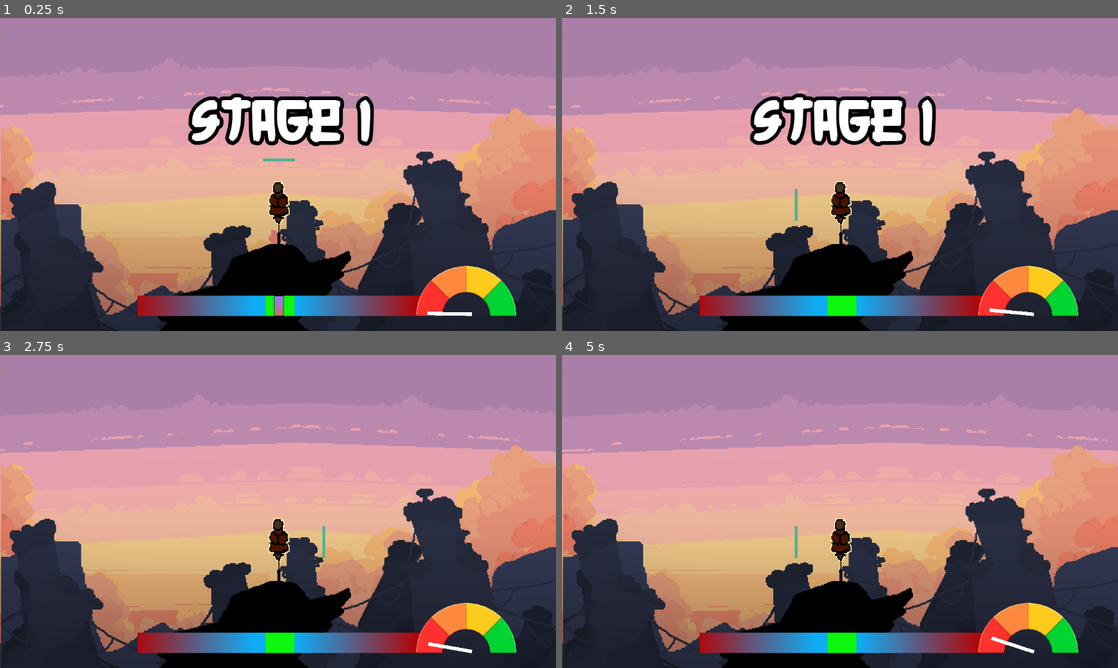
Above: before the commit, frames 1-4 (two rows, left to right).
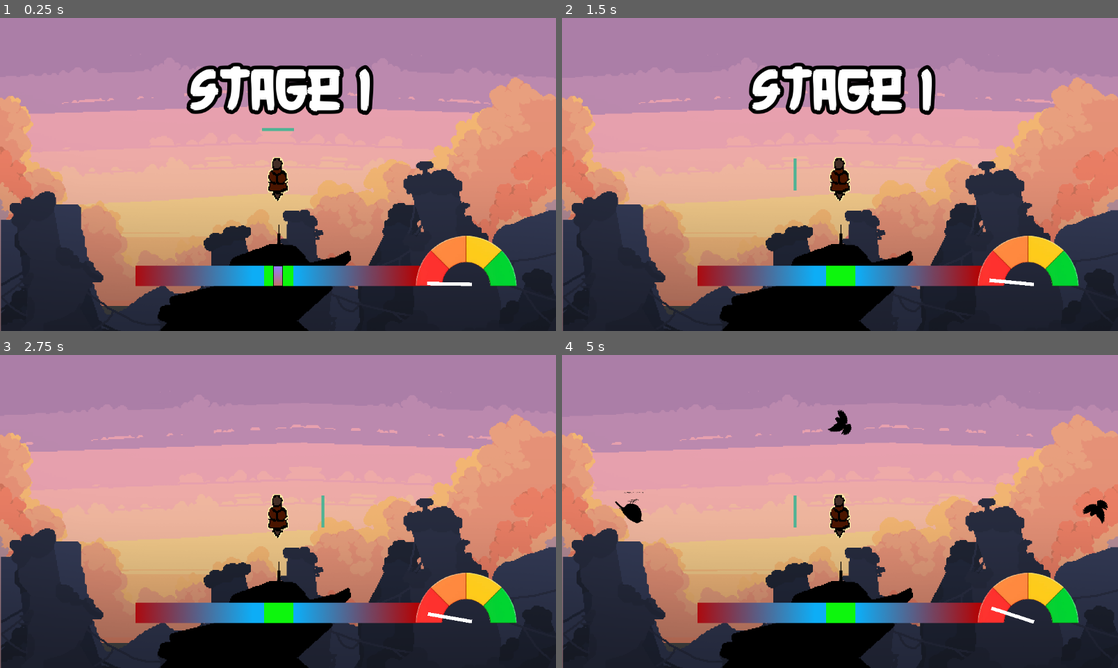
Above: after the commit, the same moments.

Repository: BluePolar282/Jame-Gam-58-2
Game: Godot game, scene res://Jame-Gam-58/Utilities/scenes/main_scene.tscn
Same seed, same stepped clock (60 frames per second), same inputs: the game is played once before the commit and once after it.
Inputs (mouse positions are in pixels of both pictures, inside the frame that each line leads up to):
- Up to frame 1 (0.25 s): no input
- Up to frame 2 (1.5 s): move the mouse to (962, 158) at 0.52 s; hold D (right) 0.53-1.28 s; move the mouse to (728, 190) at 1.27 s; hold A (left) from 1.28 s (still down)
- Up to frame 3 (2.75 s): move the mouse to (333, 442) at 2.02 s; release A (left) at 2.03 s; hold D (right) from 2.03 s (still down)
- Up to frame 4 (5 s): move the mouse to (812, 574) at 2.77 s; release D (right) at 2.78 s; hold W (up) 2.78-3.53 s; move the mouse to (1006, 558) at 3.52 s; hold A (left) from 3.53 s (still down); move the mouse to (673, 464) at 4.27 s

The runs differ from the first frame. In frame 1, 26% of the frame differs, in the area x 0-100%, y 4-100%; in frame 2, 26%; in frame 3, 19%; in frame 4, 20%.

Commit message:
bouncy bird and spawning changes
made the bird spawner better, added bouncy birds

Diff:
--- /dev/null
+++ b/Jame-Gam-58/Objects/scenes/bouncing_bullet.tscn
@@ -0,0 +1,29 @@
+[gd_scene load_steps=5 format=3 uid="uid://cia4w4is83yym"]
+
+[ext_resource type="Script" path="res://bouncing_bullet.gd" id="1_hsif3"]
+[ext_resource type="Texture2D" uid="uid://mxrhir5dxrq7" path="res://Jame-Gam-58/Objects/earlyAssets/image_2026-05-15_191600899-removebg-preview.png" id="2_vmot2"]
+
+[sub_resource type="RectangleShape2D" id="RectangleShape2D_74u4r"]
+size = Vector2(56, 56)
+
+[sub_resource type="CircleShape2D" id="CircleShape2D_v14ht"]
+radius = 13.0384
+
+[node name="bouncing bullet" type="CharacterBody2D"]
+script = ExtResource("1_hsif3")
+
+[node name="Area2D" type="Area2D" parent="." groups=["Bouncing Bullet"]]
+
+[node name="CollisionShape2D" type="CollisionShape2D" parent="Area2D"]
+shape = SubResource("RectangleShape2D_74u4r")
+
+[node name="CollisionShape2D" type="CollisionShape2D" parent="."]
+shape = SubResource("CircleShape2D_v14ht")
+disabled = true
+
+[node name="Sprite2D" type="Sprite2D" parent="."]
+position = Vector2(-0.999996, -1)
+scale = Vector2(0.26, 0.305)
+texture = ExtResource("2_vmot2")
+
+[connection signal="area_entered" from="Area2D" to="." method="_on_area_2d_area_entered"]
--- a/Jame-Gam-58/Objects/scenes/shield.tscn
+++ b/Jame-Gam-58/Objects/scenes/shield.tscn
@@ -19,7 +19,7 @@
 offset_bottom = -90.0
 color = Color(0.303984, 0.701214, 0.5808, 1)
 
-[node name="Area2D" type="Area2D" parent="."]
+[node name="Area2D" type="Area2D" parent="." groups=["Shield"]]
 
 [node name="CollisionShape2D" type="CollisionShape2D" parent="Area2D"]
 position = Vector2(0, -93)
--- a/Jame-Gam-58/Objects/scenes/tower.tscn
+++ b/Jame-Gam-58/Objects/scenes/tower.tscn
@@ -32,7 +32,7 @@
 scale = Vector2(2, 2)
 sprite_frames = SubResource("SpriteFrames_bm1pb")
 
-[node name="Area2D" type="Area2D" parent="."]
+[node name="Area2D" type="Area2D" parent="." groups=["Tower"]]
 
 [node name="CollisionShape2D" type="CollisionShape2D" parent="Area2D"]
 shape = SubResource("RectangleShape2D_jvna0")
--- a/Jame-Gam-58/Objects/scripts/bullet.gd
+++ b/Jame-Gam-58/Objects/scripts/bullet.gd
@@ -4,14 +4,14 @@
 var stage = Globals.stage
 
 func _physics_process(delta: float) -> void:
-	set_difficulty()
 	set_bullet_direction()
 	move_and_slide()
 
 func _ready():
-	if stage > 3 and randf() < 0.1:
-		SPEED = 100
-	else:
+	set_difficulty()
+	if stage > 4 and randf() < 0.01:
+		SPEED = 70
+	elif stage > 4 and  randf() > 0.01:
 		return
 
 func set_bullet_direction():
@@ -36,13 +36,10 @@
 
 	velocity = direction.normalized() * SPEED
 
-
 func set_difficulty():
 	if stage == 1:
 		SPEED = randf_range(100, 150)
 	if stage == 2:
 		SPEED = randf_range(150, 300)
-	if stage == 3 :
-		SPEED = randf_range(300, 400)
-	if stage > 3 :
-		SPEED = randf_range(350, 550)
+	if stage > 2:
+		SPEED = randf_range(300, 425)
--- a/Jame-Gam-58/Objects/scripts/shield.gd
+++ b/Jame-Gam-58/Objects/scripts/shield.gd
@@ -65,4 +65,3 @@
 func _on_area_2d_area_entered(area: Area2D) -> void:
 	if area.is_in_group("Bullet"):
 		area.get_parent().queue_free()
-		#$screech.play()
--- a/Jame-Gam-58/Utilities/scenes/main_scene.tscn
+++ b/Jame-Gam-58/Utilities/scenes/main_scene.tscn
@@ -30,7 +30,7 @@
 position = Vector2(578, 387)
 
 [node name="Camera2D" type="Camera2D" parent="."]
-enabled = false
+zoom = Vector2(1.005, 1.005)
 
 [node name="spawner-container2" type="Control" parent="."]
 layout_mode = 3
@@ -62,6 +62,7 @@
 
 [node name="tower" parent="." instance=ExtResource("2_7mml0")]
 visibility_layer = 2
+position = Vector2(0, 13.655)
 
 [node name="background music" type="AudioStreamPlayer2D" parent="."]
 stream = ExtResource("6_pfejq")
@@ -126,7 +127,7 @@
 texture = ExtResource("10_bp5yb")
 
 [node name="Parallax2D3" type="Parallax2D" parent="background parallax"]
-scroll_offset = Vector2(578, 387)
+scroll_offset = Vector2(578, 407)
 
 [node name="Sprite2D" type="Sprite2D" parent="background parallax/Parallax2D3"]
 position = Vector2(0, 24.175)
--- a/Jame-Gam-58/Utilities/scripts/bullet_spawner.gd
+++ b/Jame-Gam-58/Utilities/scripts/bullet_spawner.gd
@@ -1,81 +1,83 @@
 extends Area2D
 
 var bullet = preload("res://Jame-Gam-58/Objects/scenes/bullet.tscn")
+var bouncy_bullet = preload("res://Jame-Gam-58/Objects/scenes/bouncing_bullet.tscn")
+var spawner_group := ""
+var spawner_dir := ""
+var bouncy_in_scene = false
 var stage = Globals.stage
 
-var bullet_amount = 1
-var delay = false
-var spawn_delay = 0.5
+func _ready() -> void:
+	for g in ["Left Spawner", "Top Left Spawner", "Top Spawner", "Top Right Spawner", "Right Spawner"]:
+		if is_in_group(g):
+			spawner_group = g
+			break
+	spawner_dir = set_direction(spawner_group)
+	set_difficulty()
+	$Timer.start()
+
+func set_direction(g: String) -> String:
+	match g:
+		"Left Spawner":      return "left"
+		"Top Left Spawner":  return "top left"
+		"Top Spawner":       return "top"
+		"Top Right Spawner": return "top right"
+		"Right Spawner":     return "right"
+	return "."
 
 func _on_timer_timeout() -> void:
-	set_bullet_spawner()
+	set_difficulty()
+	spawn_bullets()
 
-func spawn_bullet():
-	var spawned_bullet = bullet.instantiate()
+func spawn_bullets() -> void:
+	var rand = randf()
+	rand
 
-	if delay == false:
-		add_child(spawned_bullet)
-	#---------------------------------------------------
-	if is_in_group("Left Spawner"):
-		spawned_bullet.add_to_group("Left Spawner")
-
-	if is_in_group("Top Left Spawner"):
-		spawned_bullet.add_to_group("Top Left Spawner")
-
-	if is_in_group("Top Spawner"):
-		spawned_bullet.add_to_group("Top Spawner")
-
-	if is_in_group("Top Right Spawner"):
-		spawned_bullet.add_to_group("Top Right Spawner")
-
-	if is_in_group("Right Spawner"):
-		spawned_bullet.add_to_group("Right Spawner")
-	#---------------------------------------------------
-	delay = true
-	await get_tree().create_timer(spawn_delay).timeout
-	Globals.current_dir = "."
-	delay = false
-
-func set_bullet_spawner():
-	if Globals.current_dir != ".":
+	if Globals.on_cooldown:
+		return
+	if spawner_group in ["Top Left Spawner", "Top Right Spawner"] and Globals.stage <= 2:
 		return
 
-	var random = randi_range(1, 10)
+	var fire_chance := set_bullet_chance()
+	if randf() > fire_chance:
+		return
 
-	if random == 1:
-		if is_in_group("Left Spawner"):
-			Globals.current_dir = "left"
-			spawn_bullet()
-	if random == 2:
-		if is_in_group("Top Left Spawner") and Globals.stage > 2:
-			Globals.current_dir = "top left"
-			spawn_bullet()
-	if random == 3:
-		if is_in_group("Top Spawner"):
-			Globals.current_dir = "top"
-			spawn_bullet()
-	if random == 4:
-		if is_in_group("Top Right Spawner") and Globals.stage > 2:
-			Globals.current_dir = "top right"
-			spawn_bullet()
-	if random == 5:
-		if is_in_group("Right Spawner"):
-			Globals.current_dir = "right"
-			spawn_bullet()
+	var spawned_bullet = bullet.instantiate()
+	var spawned_bouncy_bullet = bouncy_bullet.instantiate()
 
-func set_difficulty():
-	if stage == 1:
+	if rand > 0.1:
+		add_child(spawned_bullet)
+		spawned_bullet.add_to_group(spawner_group)
+	if rand < 0.1:
+		add_child(spawned_bouncy_bullet)
+		spawned_bouncy_bullet.add_to_group(spawner_group)
+		bouncy_in_scene = true
+		await get_tree().create_timer(1.5).timeout
+		bouncy_in_scene = false
+
+	Globals.current_dir = spawner_dir
+
+	Globals.on_cooldown = true
+	await get_tree().create_timer(0.5).timeout
+	Globals.on_cooldown = false
+
+func set_bullet_chance() -> float:
+	match Globals.stage:
+		1: return 0.4
+		2: return 0.4
+		3: return 0.5
+		4: return 0.55
+		5: return 0.65
+	return 0.4
+
+func set_difficulty() -> void:
+	if stage == 1 and !bouncy_in_scene:
 		$Timer.wait_time = randf_range(1, 2)
-		spawn_delay = 0.5
-	if stage == 2:
+	if stage == 2 and !bouncy_in_scene:
 		$Timer.wait_time = randf_range(0.5, 1)
-		spawn_delay = 0.4
-	if stage == 3:
+	if stage == 3 and !bouncy_in_scene:
 		$Timer.wait_time = randf_range(0.25, 0.5)
-		spawn_delay = 0.2
-	if stage == 4:
+	if stage > 4 and !bouncy_in_scene:
 		$Timer.wait_time = randf_range(0.1, 0.3)
-		spawn_delay = 0.1
-	if stage == 4:
+	elif stage > 0 and bouncy_in_scene:
 		$Timer.wait_time = randf_range(1, 2)
-		spawn_delay = 0.05
--- a/Jame-Gam-58/Utilities/scripts/globals.gd
+++ b/Jame-Gam-58/Utilities/scripts/globals.gd
@@ -2,6 +2,7 @@
 
 var current_dir = "."
 var HEALTH = 10
+var on_cooldown := false
 
 var stage = 1
 signal switched_stage
--- /dev/null
+++ b/bouncing_bullet.gd
@@ -0,0 +1,72 @@
+extends CharacterBody2D
+
+var SPEED = 0
+var stage = Globals.stage
+
+var _is_bouncing := false
+var tween: Tween = null
+var direction = Vector2.ZERO
+var finished = false
+
+@export var bounce_strength := 200
+@export var bounce_duration := 1
+@export var return_duration := 1
+
+func _physics_process(delta: float) -> void:
+	set_bullet_direction()
+	if not _is_bouncing:
+		velocity = direction.normalized() * SPEED
+	move_and_slide()
+
+func _ready():
+	set_difficulty()
+
+func set_bullet_direction():
+	if is_in_group("Left Spawner"):
+		direction.x = 1
+
+	if is_in_group("Top Left Spawner"):
+		direction.x = 1
+		direction.y = 1
+
+	if is_in_group("Top Spawner"):
+		direction.y = 1
+
+	if is_in_group("Top Right Spawner"):
+		direction.x = -1
+		direction.y = 1
+
+	if is_in_group("Right Spawner"):
+		direction.x = -1
+
+func set_difficulty():
+	if stage == 1:
+		SPEED = randf_range(100, 150)
+	if stage == 2:
+		SPEED = randf_range(150, 300)
+	if stage > 2 :
+		SPEED = randf_range(300, 400)
+
+#--------------------------------------------------------
+
+func _bounce(direction: Vector2) -> void:
+	_is_bouncing = true
+	var origin = global_position
+
+	if tween and is_instance_valid(tween):
+		tween.kill()
+
+	tween = create_tween()
+	tween.tween_property(self, "global_position", origin + direction * bounce_strength, bounce_duration)\
+		.set_trans(Tween.TRANS_SINE).set_ease(Tween.EASE_OUT)
+	tween.tween_property(self, "global_position", origin, return_duration)\
+		.set_trans(Tween.TRANS_SINE).set_ease(Tween.EASE_IN)
+	finished = true
+
+func _on_area_2d_area_entered(other_area: Area2D) -> void:
+	if other_area.is_in_group("Shield") and !finished:
+		_bounce((global_position - other_area.global_position).normalized())
+	elif other_area.is_in_group("Shield") and finished:
+		queue_free()
+	elif other_area.is_in_group("Tower"):
+		queue_free()
--- a/project.godot
+++ b/project.godot
@@ -25,6 +25,7 @@
 
 [global_group]
 
+"Bottom Spawner"=""
 "Top Spawner"=""
 "Right Spawner"=""
 "Left Spawner"=""
@@ -32,10 +33,17 @@
 Bullet=""
 "Top Left Spawner"=""
 "Top Right Spawner"=""
-"Bottom Spawner"=""
+"Bouncing Bullet"=""
+Shield=""
 
 [input]
 
+up={
+"deadzone": 0.5,
+"events": [Object(InputEventKey,"resource_local_to_scene":false,"resource_name":"","device":-1,"window_id":0,"alt_pressed":false,"shift_pressed":false,"ctrl_pressed":false,"meta_pressed":false,"pressed":false,"keycode":0,"physical_keycode":87,"key_label":0,"unicode":119,"location":0,"echo":false,"script":null)
+, Object(InputEventKey,"resource_local_to_scene":false,"resource_name":"","device":-1,"window_id":0,"alt_pressed":false,"shift_pressed":false,"ctrl_pressed":false,"meta_pressed":false,"pressed":false,"keycode":0,"physical_keycode":4194320,"key_label":0,"unicode":0,"location":0,"echo":false,"script":null)
+]
+}
 left={
 "deadzone": 0.5,
 "events": [Object(InputEventKey,"resource_local_to_scene":false,"resource_name":"","device":-1,"window_id":0,"alt_press …(191 unchanged characters)…
@@ -63,10 +71,9 @@
 "events": [Object(InputEventKey,"resource_local_to_scene":false,"resource_name":"","device":-1,"window_id":0,"alt_press …(192 unchanged characters)…
 ]
 }
-up={
+debug={
 "deadzone": 0.5,
-"events": [Object(InputEventKey,"resource_local_to_scene":fa …(140 unchanged characters)… d":false,"keycode":0,"physical_keycode":87,"key_label":0,"unicode":119,"location":0,"echo":false,"script":null)
-, Object(InputEventKey,"resource_local_to_scene":false,"resource_name":"","device":-1,"window_id":0,"alt_pressed":false,"shift_pressed":false,"ctrl_pressed":false,"meta_pressed":false,"pressed":false,"keycode":0,"physical_keycode":4194320,"key_label":0,"unicode":0,"location":0,"echo":false,"script":null)
+"events": [Object(InputEventKey,"resource_local_to_scene":fa …(140 unchanged characters)… d":false,"keycode":0,"physical_keycode":66,"key_label":0,"unicode":98,"location":0,"echo":false,"script":null)
 ]
 }
 
Binary file added: Jame-Gam-58/Objects/earlyAssets/image_2026-05-15_191600899-removebg-preview.png
